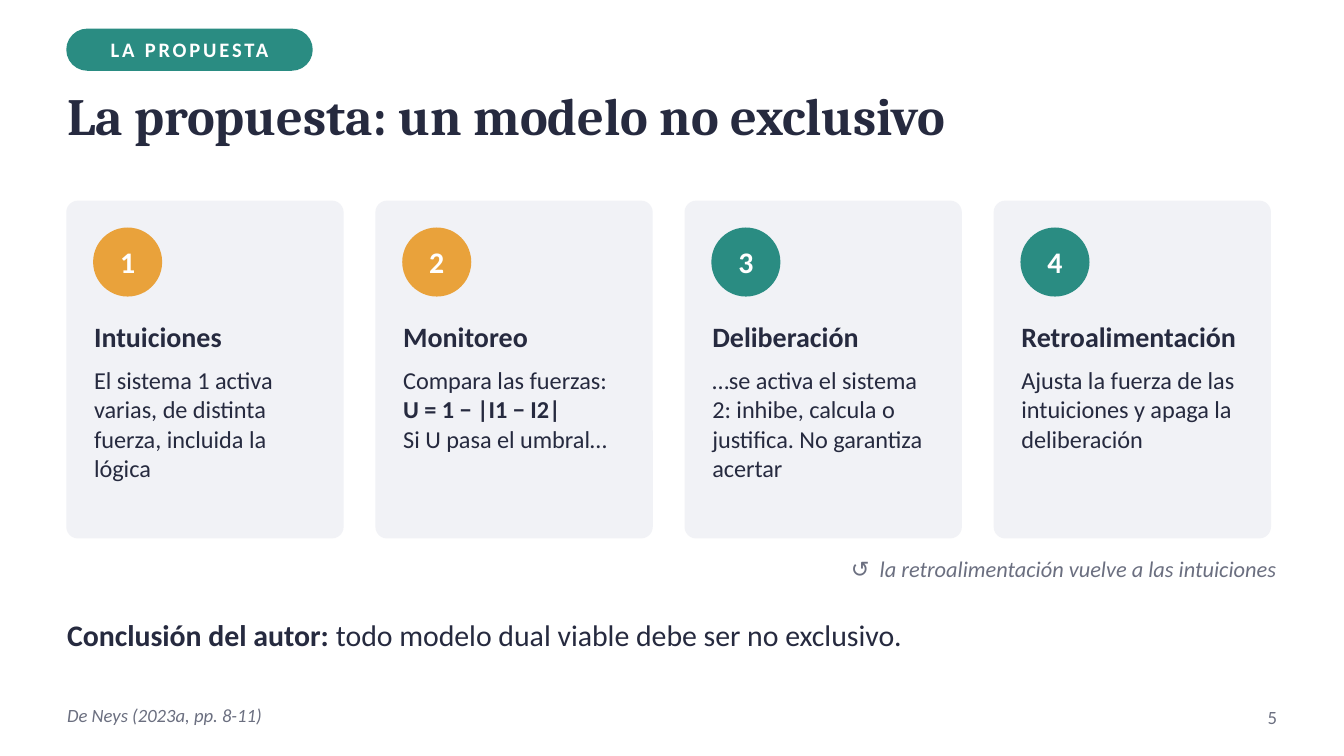
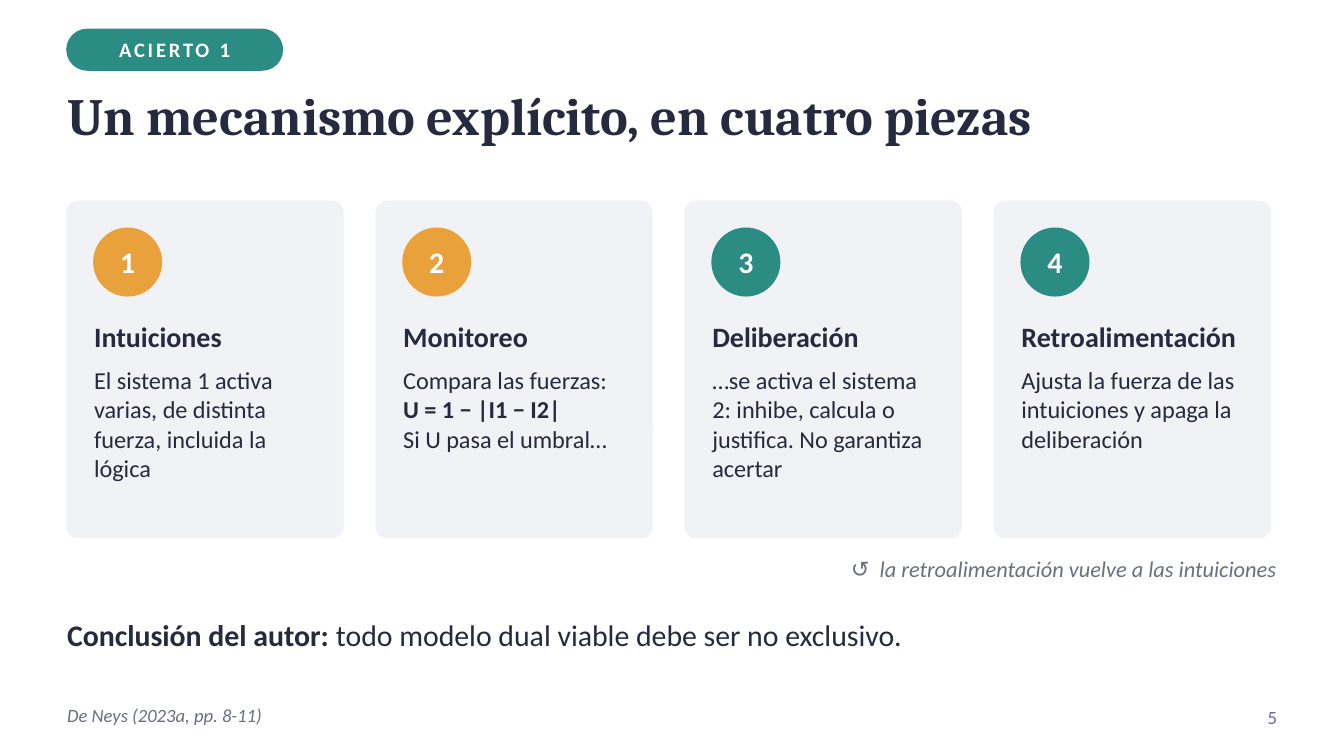
Before and after one commit to Franco4447/psicologia-favaloro, a slide deck: slide 5 of 2do Año/Procesos Básicos III/6_Entregables/U03_PresentacionArticulo_FastAndSlowThinking_Diapositivas.pptx. Drawn at 1344x756 pixels with LibreOffice and Linux fonts; fonts in the diff are those of the drawing. Boxes give left, top, right and bottom in pixels: in the first picture for what was removed or moved away, otherwise in the second. Text is boxed around its words. In the diff, an @@ line names an element or a change of style, - is before the commit and + after.

```diff
--- a/2do Año/Procesos Básicos III/6_Entregables/U03_PresentacionArticulo_FastAndSlowThinking_Diapositivas.pptx
+++ b/2do Año/Procesos Básicos III/6_Entregables/U03_PresentacionArticulo_FastAndSlowThinking_Diapositivas.pptx
@@ rounded rectangle: place and size @@
-rounded rectangle at bbox=[67, 30, 312, 70]
+rounded rectangle at bbox=[67, 30, 282, 70]
@@ text at bbox=[119, 43, 230, 57]: text changed @@
-LA PROPUESTA
+ACIERTO 1
@@ title at bbox=[67, 97, 1031, 146]: text changed @@
-La propuesta: un modelo no exclusivo
+Un mecanismo explícito, en cuatro piezas
```
Also in this commit, not shown: 3 other slides changed, 2 other files.
